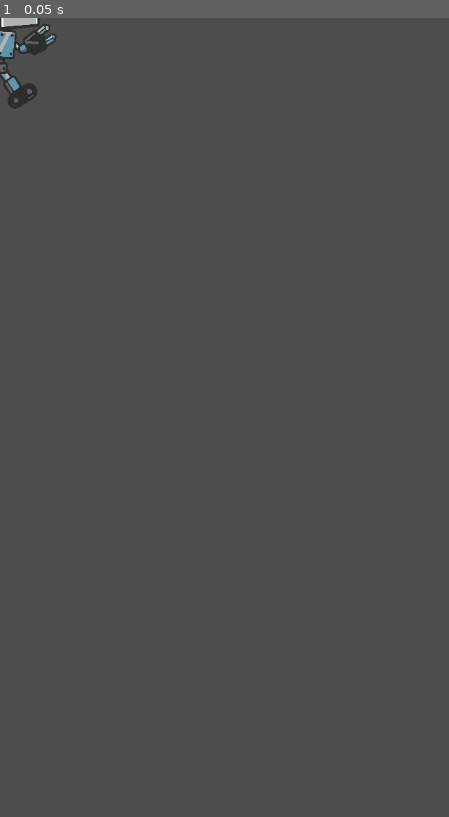
Above: before the commit, frame 1.
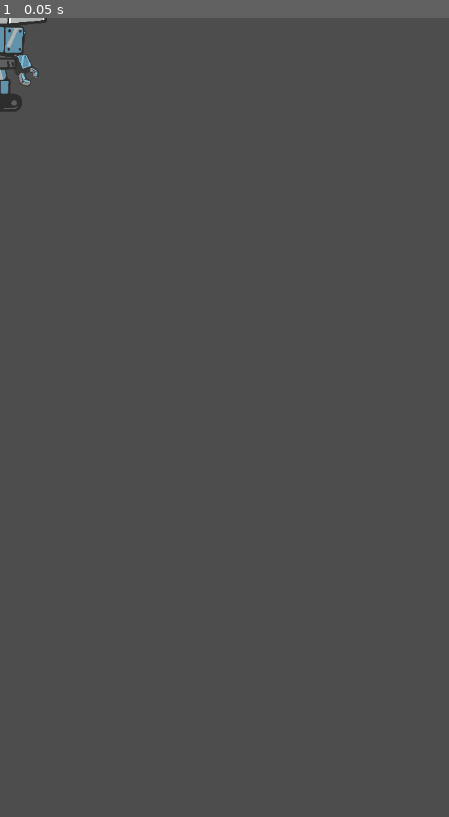
Above: after the commit, the same moment.

Repository: chaki-games/brickheads
Game: Godot game, scene res://scenes/players/mauri/mauri.tscn
Same seed, same stepped clock (60 frames per second), same inputs: the game is played once before the commit and once after it. This scene is started directly instead of the project's main scene.
Inputs:
- Up to frame 1 (0.05 s): no input

The runs differ from the first frame. In frame 1, 0.7% of the frame differs, in the area x 0-13%, y 0-12%.

Commit message:
feat(mauri): collision

Diff:
--- a/scenes/players/mauri/mauri.tscn
+++ b/scenes/players/mauri/mauri.tscn
@@ -13,7 +13,7 @@
 "texture": ExtResource("2_v4fet")
 }],
 "loop": true,
-"name": &"IDLE",
+"name": &" ",
 "speed": 5.0
 }, {
 "frames": [{
@@ -36,7 +36,7 @@
 
 [sub_resource type="CapsuleShape2D" id="CapsuleShape2D_o750a"]
 radius = 55.0
-height = 212.0
+height = 272.0
 
 [node name="Mauri" type="Node2D"]
 
@@ -45,7 +45,8 @@
 [node name="AnimatedSprite2D" parent="Player" index="0"]
 scale = Vector2(0.1, 0.1)
 sprite_frames = SubResource("SpriteFrames_8mf8c")
-frame_progress = 0.7960243
+animation = &" "
+frame_progress = 0.82679975
 
 [node name="CollisionShape2D" parent="Player" index="1"]
 shape = SubResource("CapsuleShape2D_o750a")
